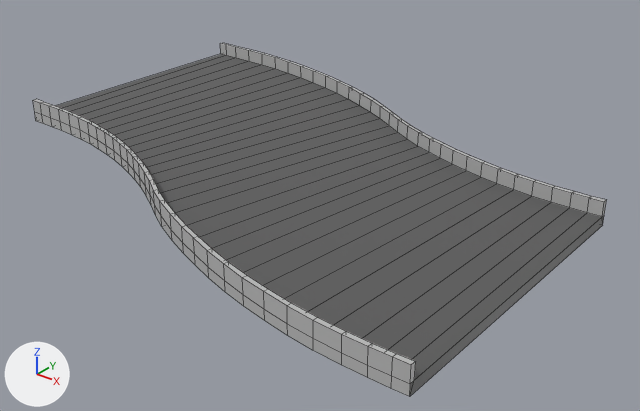
A saved change to the FBX model Assets/models/Modular_Track/Wide_Track/S-curve/S-curve_R_4_WIDE.fbx.
The view is the same before and after, from a camera (50 mm lens) standing at (6.57, 6.44, 2.33) and looking at (3.32, 10.51, -0.2). Lighting does not change. The marker at lower left points along +X, +Y and +Z. Mesh edges are drawn as thin lines. Where no turn or scale is listed for an object, it has been applied to the vertices.
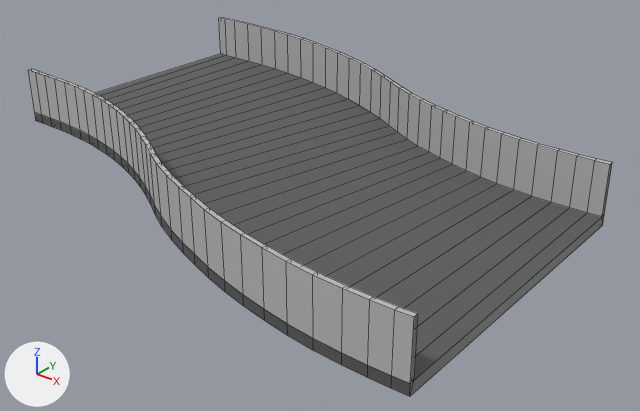
The newer file is also turned or shifted as a whole; pictures and numbers use the older file's frame.

Pixel boxes [x1, y1, x2, y2] of what changed, in the pictures (640 x 411 px):
'pSphere38', reshaped (7% taller)
    before: [33, 43, 606, 396]
    after: [29, 18, 612, 396]
part 1 of me_mesh, cut back
    before: [33, 43, 606, 384]
    after: [29, 18, 612, 383]
part 2 of me_mesh, recoloured
    both: [35, 113, 410, 396]

The change in detail:
Material 'road16' (mat_road16) is new.
Its base color is (0.104, 0.104, 0.104) (dark grey #5b5b5b).
me_mesh is used by ob_psphere38; location (5.0, 11.0, 0.0).
me_mesh had 310 vertices, 310 faces and spanned x -4.0..0.0, y -2.0..1.0, z 0.0..0.16.
me_mesh now has 310 vertices, 306 faces and spans x -4.0..0.0, y -2.0..1.0, z 0.0..0.39.
Part 1, on me_mesh:
4 faces are deleted.
124 vertices in x -4.0..0.0, y -2.0..1.0, z 0.16 move by (0.0, 0.0, 0.23).
me_mesh part 2: 60 faces spanning x -4.0..0.0, y -2.0..1.0, z 0.0..0.07 switch from mat_lambert8 (grey #bcbcbc) to mat_road1 (dark grey #5b5b5b).
me_mesh now uses material mat_road16 (dark grey #5b5b5b).
